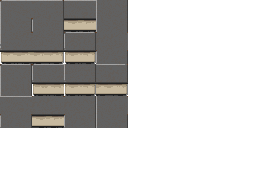
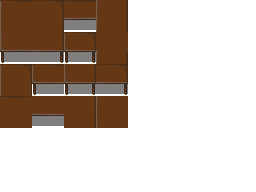
Layers edited between the first and the second 256x192 image:
hid "countertops" over [0, 0, 128, 128]
hid "counter shadoow" over [1, 51, 128, 96]
added layer "tableshadow" (50%) above "table" over [3, 20, 128, 126]
added layer "table" above "Pasted Layer" over [0, 0, 128, 128]
